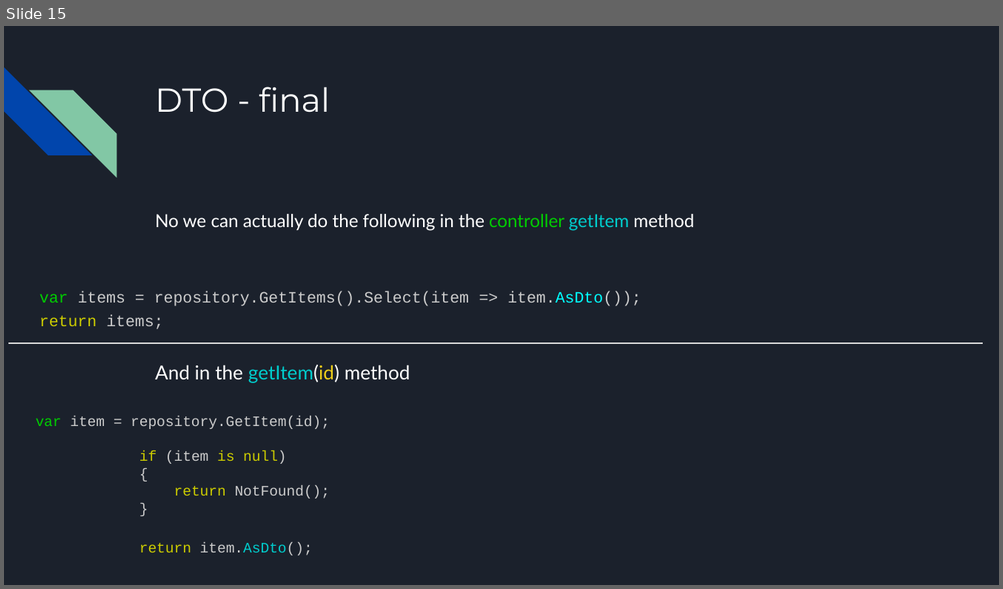
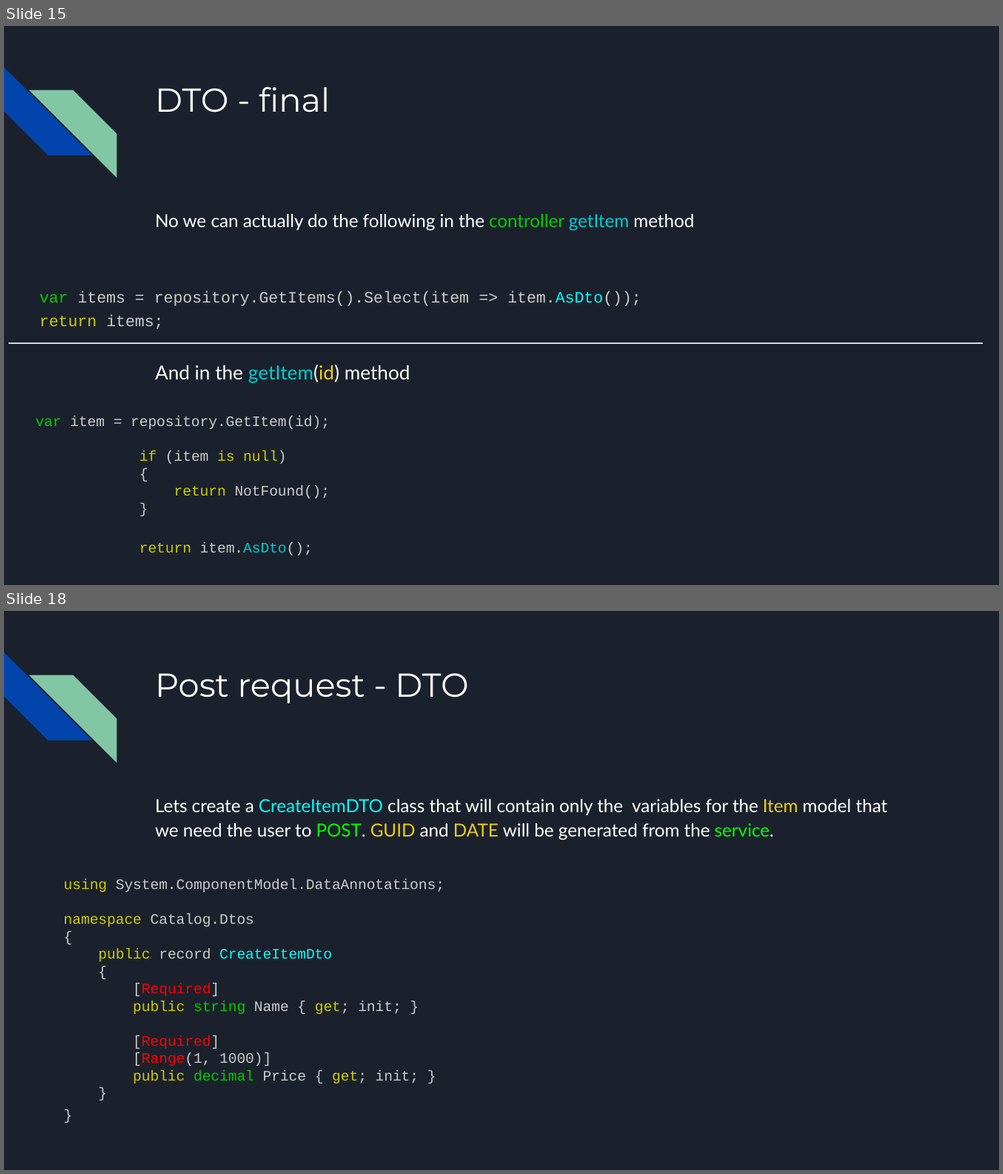
Before and after one commit to kek-Sec/ASP.net-REST-API-GUIDE, a slide deck: ASP.net REST API.pptx. Shown one above the other, each under a label of ours: slide 15 before the commit, slides 15 and 18 after it; the slides between them are not shown. The pictures are 1003x589 and 1003x1174 pixels, drawn with LibreOffice and Linux fonts; fonts in the diff are those of the drawing. Boxes give left, top, right and bottom in pixels: in the first picture for what was removed or moved away, otherwise in the second. Text is boxed around its words. In the diff, an @@ line names an element or a change of style, - is before the commit and + after.

Commit message:
POST PUT DELETE

```diff
--- a/ASP.net REST API.pptx
+++ b/ASP.net REST API.pptx
@@ slide 18 added at (x1=4, y1=611, x2=999, y2=1170), background #1B212C; not listed: 2 template elements that a slide beside it also shows @@
@@ title added at (x1=155, y1=673, x2=468, y2=703), 24 pt, text #FFFFFF @@
+Post request - DTO
@@ text added at (x1=155, y1=799, x2=888, y2=840), 13 pt, text #FFFFFF @@
+Lets create a CreateItemDTO class that will contain only the variables for the Item model that we need the user to POST. GUID and DATE will be generated from the service.
@@ text added at (x1=64, y1=879, x2=444, y2=1084), 10.5 pt, text #CCCCCC @@
+using System.ComponentModel.DataAnnotations;
+namespace Catalog.Dtos
+{
+public record CreateItemDto
+{
+[Required]
+public string Name { get; init; }
+[Required]
+[Range(1, 1000)]
+public decimal Price { get; init; }
+}
+}
```
Also in this commit, not shown: 1 slide changed, 8 other slides added, 1 other file.
